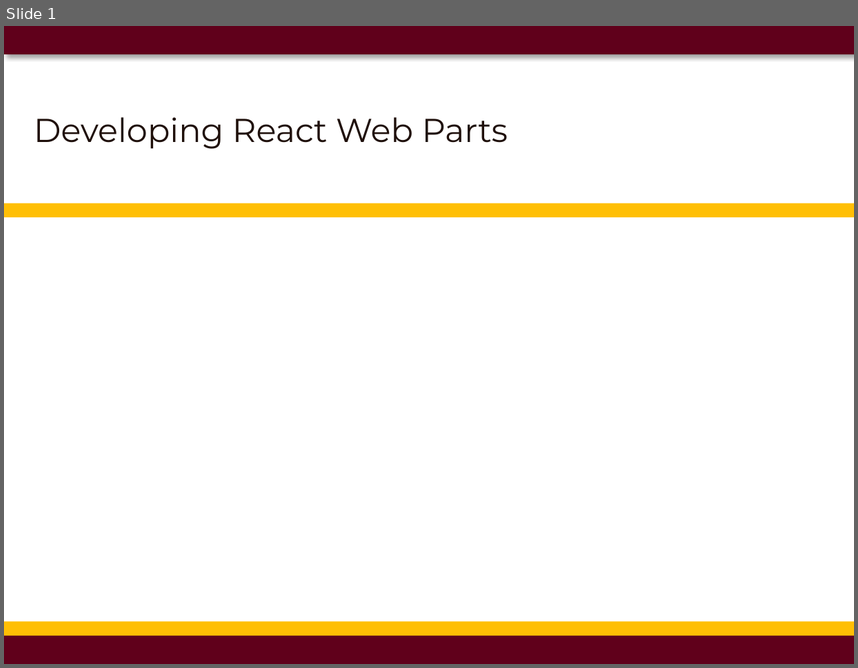
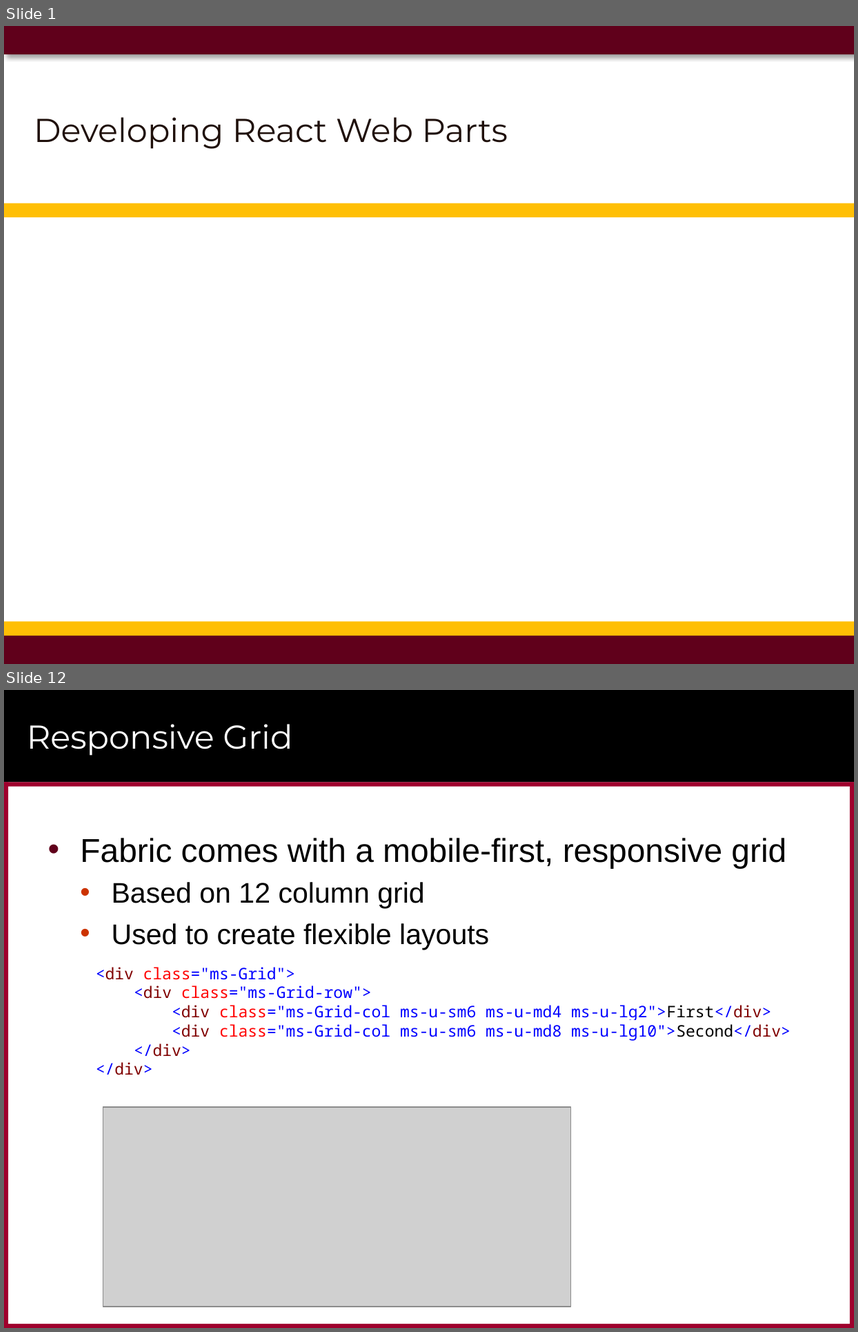
Before and after one commit to CriticalPathTraining/MSD365_Courseware, a slide deck: 05 ReactWebParts.pptx. Shown one above the other, each under a label of ours: slide 1 before the commit, slides 1 and 12 after it; the slides between them are not shown. The pictures are 858x668 and 858x1332 pixels, drawn with LibreOffice and Linux fonts; fonts in the diff are those of the drawing; grey boxes stand for pictures; background and template pictures are left out. Boxes give left, top, right and bottom in pixels: in the first picture for what was removed or moved away, otherwise in the second. Text is boxed around its words. In the diff, an @@ line names an element or a change of style, - is before the commit and + after.

```diff
--- a/05 ReactWebParts.pptx
+++ b/05 ReactWebParts.pptx
@@ slide 12 added at (4, 690, 854, 1328), background #FFFFFF @@
@@ rectangle added at (4, 690, 854, 782), fill #000000 @@
@@ title added at (27, 724, 292, 756), 28 pt, text #FFFFFF @@
+Responsive Grid
@@ rectangle added at (4, 782, 854, 786), fill #9F002D @@
@@ rectangle added at (4, 782, 8, 1328), fill #9F002D @@
@@ rectangle added at (850, 782, 854, 1328), fill #9F002D @@
@@ text added at (80, 838, 786, 949), 24 pt, text #000000 @@
+• Fabric comes with a mobile-first, responsive grid
+  • Based on 12 column grid
+  • Used to create flexible layouts
@@ text added at (96, 967, 791, 1075), 13.5 pt, text #0000FF @@
+<div class="ms-Grid">
+<div class="ms-Grid-row">
+<div class="ms-Grid-col ms-u-sm6 ms-u-md4 ms-u-lg2">First</div>
+<div class="ms-Grid-col ms-u-sm6 ms-u-md8 ms-u-lg10">Second</div>
+</div>
+</div>
@@ picture added at (103, 1107, 571, 1306) @@
@@ rectangle added at (805, 1283, 838, 1314), fill #FFFFFF at 75% opacity @@
@@ rectangle added at (4, 1323, 854, 1328), fill #9F002D @@
```
Also in this commit, not shown: 1 slide changed, 13 other slides added, 28 slides removed, 19 other files.
